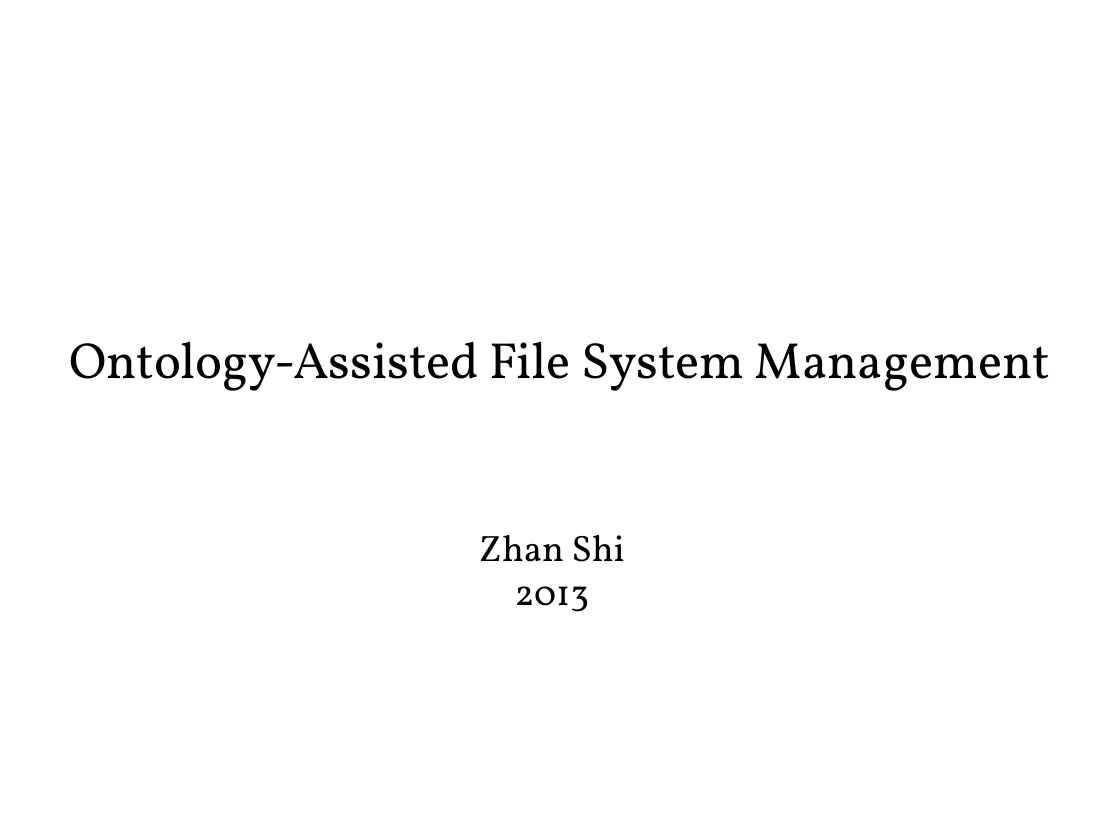
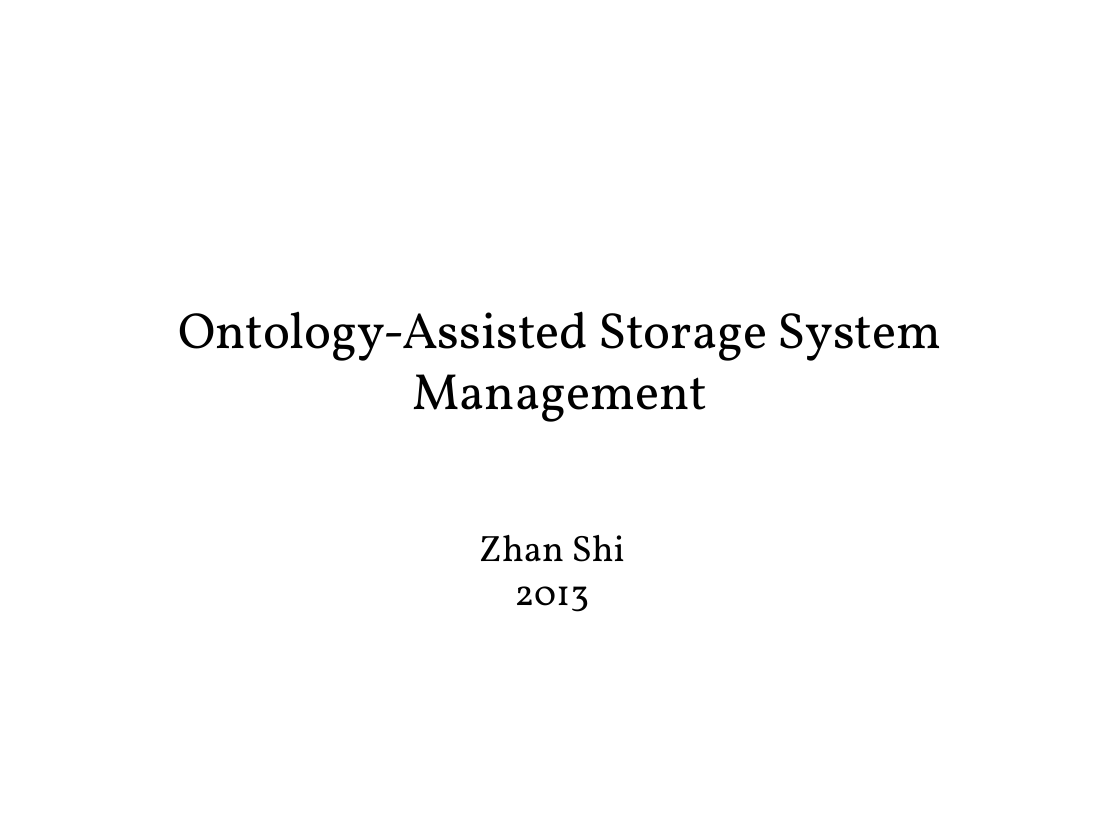
Before and after one commit to ShiZhan/fs-crawler, a slide deck: slide 1 of doc/oam.odp. Drawn at 1120x840 pixels with LibreOffice and Linux fonts; fonts in the diff are those of the drawing. Boxes give left, top, right and bottom in pixels: in the first picture for what was removed or moved away, otherwise in the second. Text is boxed around its words. In the diff, an @@ line names an element or a change of style, - is before the commit and + after.

```diff
--- a/doc/oam.odp
+++ b/doc/oam.odp
@@ subtitle at [178, 311, 942, 422]: text changed @@
-Ontology-Assisted File System Management
+Ontology-Assisted Storage System Management
```
Also in this commit, not shown: 2 other slides changed, 1 slide removed.
